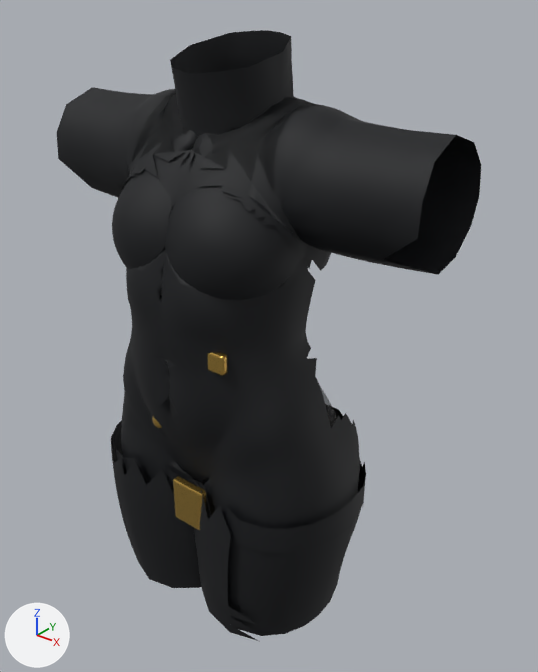
Two versions of the FBX model Assets/GenWorks/siroino-military-sheer-romper-large/Models/SiroinoMilitarySheerRomperLarge.fbx, one commit apart.
Before and after are seen from a 50 mm lens placed at (0.508, -0.588, 1.195), pointed at (0.028, 0.012, 0.823). The axes (+X, +Y, +Z) are drawn at lower left. The lights are the same throughout. The first picture is the older version.

Names of what the first picture shows: 'Military_Asymmetric_Front_Flap', 'Military_Belt_Buckle', 'Military_Fitted_Shorts', 'Military_Opaque_Bodice', 'Military_Sleeve_L', 'Military_Sleeve_R', 'Military_Standing_Collar', 'Military_Waist_Belt' and 3 more.
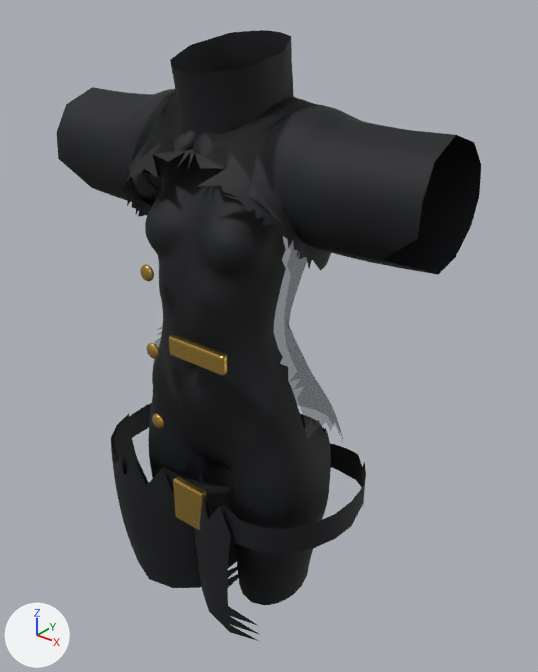
Pixel boxes [x1, y1, x2, y2] of what changed, in the pictures (538 x 672 px):
'Military_Opaque_Bodice', reshaped: before [112, 152, 360, 529]; after [145, 152, 331, 529]
'Military_Fitted_Shorts', reshaped: before [117, 433, 364, 636]; after [218, 478, 327, 605]
'Military_Sheer_Back', unchanged, uncovered by the edit: before [320, 386, 337, 428]; after [142, 155, 343, 443]

What changed in the scene script:
```text
Change me_military_fitted_shorts_mesh:
    used by ob_military_fitted_shorts; location = (0.0, 0.0, 0.0)
    remove me_military_fitted_shorts_mesh.from_pydata(...)  # 617 vertices, 1124 faces; spans x -0.163..0.163, y -0.118..0.085, z 0.49..0.67
    add me_military_fitted_shorts_mesh.from_pydata(...)  # 617 vertices, 1124 faces; spans x -0.123..0.123, y -0.078..0.05, z 0.491..0.666
    me_military_fitted_shorts_mesh part 2: 617 of 617 vertices moved; they spanned x -0.163..0.163, y -0.118..0.085, z 0.49..0.67 and now span x -0.123..0.123, y -0.078..0.05, z 0.491..0.666; mean shift (0.0, -0.005, 0.006)
Change me_military_opaque_bodice_mesh:
    used by ob_military_opaque_bodice; location = (0.0, 0.0, 0.0)
    remove me_military_opaque_bodice_mesh.from_pydata(...)  # 2033 vertices, 3812 faces; spans x -0.157..0.157, y -0.127..0.094, z 0.611..1.08
    add me_military_opaque_bodice_mesh.from_pydata(...)  # 2033 vertices, 3812 faces; spans x -0.137..0.137, y -0.093..0.06, z 0.615..1.066
    me_military_opaque_bodice_mesh part 1: 2033 of 2033 vertices moved; they spanned x -0.157..0.157, y -0.127..0.094, z 0.611..1.08 and now span x -0.137..0.137, y -0.093..0.06, z 0.615..1.066; mean shift (0.0, 0.015, -0.002)
```
